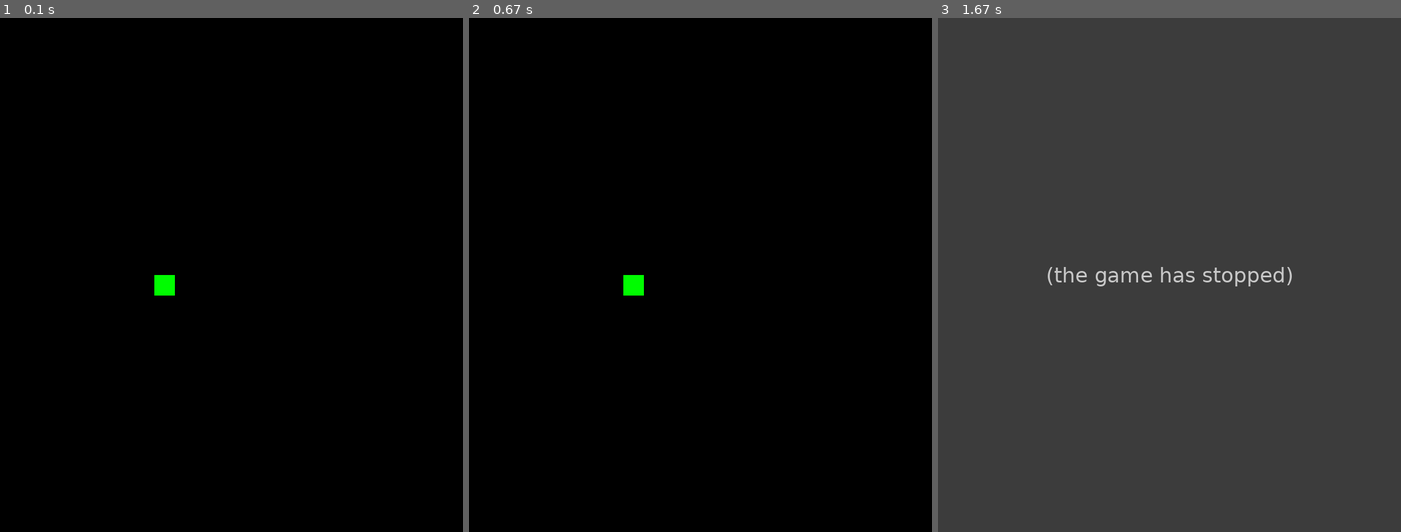
Above: before the commit, frames 1-3 (left to right).
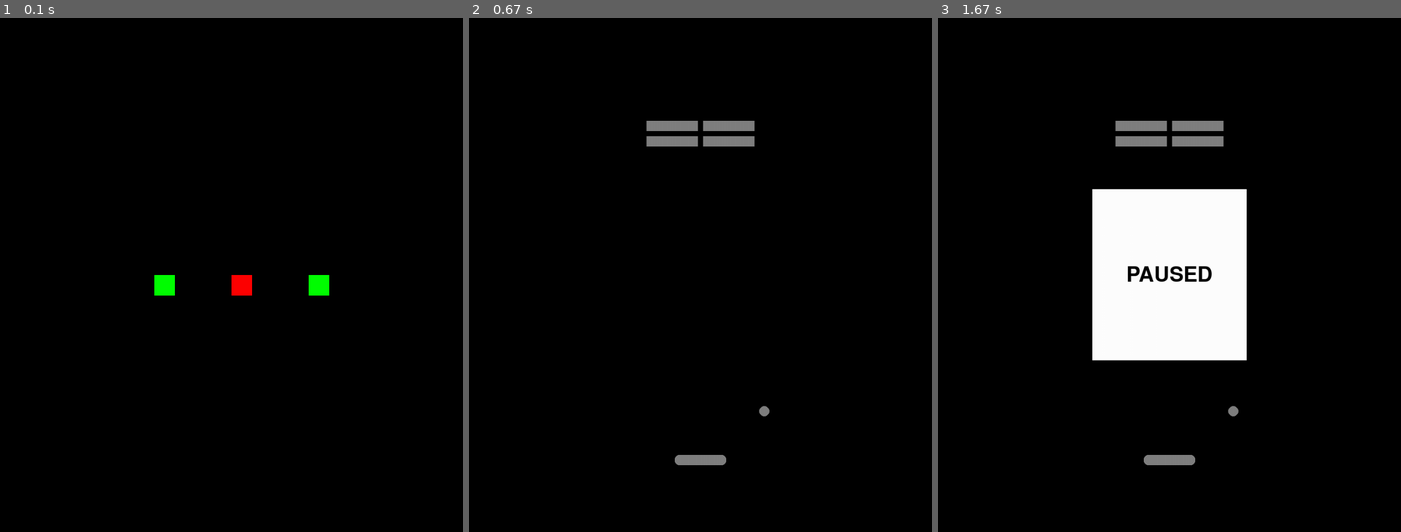
Above: after the commit, the same moments.

Repository: JohnWatersReal/Pygame-Breakout
Game: pygame game, started from Breakout.py
The game is run twice, just before and just after one commit, with the same random seed, the same clock (stepped at 60 frames per second) and the same inputs.
Inputs (mouse positions are in pixels of both pictures, inside the frame that each line leads up to):
- Up to frame 1 (0.1 s): no input
- Up to frame 2 (0.67 s): click (700, 275) at 0.38 s
- Up to frame 3 (1.67 s): hold Esc 0.67-1.13 s; hold Right 0.67-1.13 s; move the mouse to (1169, 310) at 0.7 s

The runs differ from the first frame. In frame 1, 0.4% of the frame differs, in the area x 50-72%, y 50-54%; in frame 2, 1.3%; in frame 3, 100%, in the area x 0-100%, y 0-100%.
Error before the commit: NameError: name 'score_font' is not defined (Breakout.py line 249); the game stopped at 0.67 s (later frames are placeholders)

Commit message:
Done for today, need to add better file structure so it isn't filled with a thousand relics

Diff:
--- a/Breakout.py
+++ b/Breakout.py
@@ -52,16 +52,16 @@
         super().__init__()
         self.x = 400
         self.y = 850
+        self.dx = 10
         self.surf = pygame.Surface((player_width, 20))
         self.rect = self.surf.get_rect(topleft=(self.x, self.y))
 
     def handle_keys(self):
         key = pygame.key.get_pressed()
-        dx = 10
         if key[pygame.K_LEFT]:
-            self.rect = self.rect.move(-dx, 0)
+            self.rect = self.rect.move(-self.dx, 0)
         elif key[pygame.K_RIGHT]:
-            self.rect = self.rect.move(dx, 0)
+            self.rect = self.rect.move(self.dx, 0)
 
     def draw(self, surface):
         pygame.draw.rect(surface, grey, self.rect, 0, 8)
@@ -109,19 +109,20 @@
             self.on_pickup()
             player.surf = pygame.transform.scale(self.surf, (3, 1))
             player.center()
-            return PLAY_SCREEN
-        else:
-            return RELIC_SCREEN
+            global GAME_STATE
+            GAME_STATE = PLAY_SCREEN
 
     def draw(self, surface, rect):
         if (rect.collidepoint(pygame.mouse.get_pos())) or (self.rect.collidepoint(pygame.mouse.get_pos())):
+
+            # Get bigger on hover
             old_center = rect.center
             new_surf = pygame.transform.scale(self.surf, (relic_width * 2, relic_height * 2))
             new_rect = new_surf.get_rect(center=old_center)
             surface.blit(new_surf, new_rect)
             self.rect = new_rect
-            # draw the description and name
-
+
+            # Draw the description and name
             name_string = name_font.render((self.name), True, white)
             DISPLAYSURF.blit(name_string, ((window_width - name_string.get_width())/2, 200))
             desc_string = desc_font.render((self.desc), True, white)
@@ -139,7 +140,17 @@
         self.surf.fill(green)
 
     def on_pickup(self):
-        player.rect.width *= 3
+        player.rect.width *= 1.15
+
+class Speedy(Relic):
+    def __init__(self):
+        super().__init__()
+        self.name = "Speed up!"
+        self.desc = "Make the paddle 30% faster"
+        self.surf.fill(red)
+
+    def on_pickup(self):
+        player.dx *= 1.3
 
 
 def spawn(xNumber, yNumber, array):
@@ -159,12 +170,20 @@
                     paused = False
 
 rect = Rect(window_width/3, window_height/2, relic_width, relic_height)
+rect1 = Rect(window_width/2, window_height/2, relic_width, relic_height)
+rect2 = Rect(window_width/3 * 2, window_height/2, relic_width, relic_height)
 relic = Lengthen()
+relic1 = Speedy()
+relic2 = Lengthen()
 
 def do_relic_loop(clicked, player):
     DISPLAYSURF.fill(black)
     relic.draw(DISPLAYSURF, rect)
-    return relic.hover(clicked, player)
+    relic1.draw(DISPLAYSURF, rect1)
+    relic2.draw(DISPLAYSURF, rect2)
+    relic.hover(clicked, player)
+    relic1.hover(clicked, player)
+    relic2.hover(clicked, player)
 
 def do_play_loop():
     # Draw the background
@@ -222,11 +241,13 @@
     # Spawn enemies
     for entity in enemies:
         entity.draw(DISPLAYSURF)
+
+    global GAME_STATE
     if not enemies:
         spawn(3, 2, enemies)
-        return RELIC_SCREEN
+        GAME_STATE = RELIC_SCREEN
     else:
-        return PLAY_SCREEN
+        GAME_STATE = PLAY_SCREEN
 
 
 # Global variables
@@ -246,7 +267,7 @@
         elif event.type == KEYDOWN:
             if event.key == K_ESCAPE:
                 pygame.draw.rect(DISPLAYSURF, white, pause_rect)
-                paused = score_font.render("PAUSED", True, black)
+                paused = name_font.render("PAUSED", True, black)
                 rect = paused.get_rect(center=(window_width/2, window_height/2))
                 DISPLAYSURF.blit(paused, rect)
                 pygame.display.update()
@@ -258,9 +279,9 @@
     if not enemies:
         spawn(2, 2, enemies)
     if GAME_STATE == PLAY_SCREEN:
-       GAME_STATE = do_play_loop()
+       do_play_loop()
     elif GAME_STATE == RELIC_SCREEN:
-       GAME_STATE = do_relic_loop(clicked, player)
+       do_relic_loop(clicked, player)
 
     #player.rect.centerx = projectile.rect.centerx #- uncomment to autoplay
 
